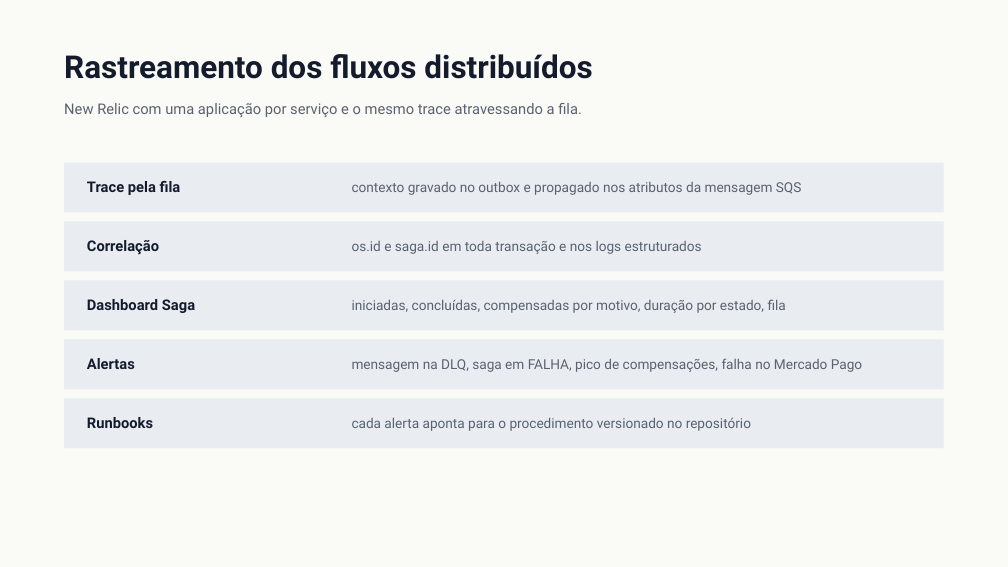
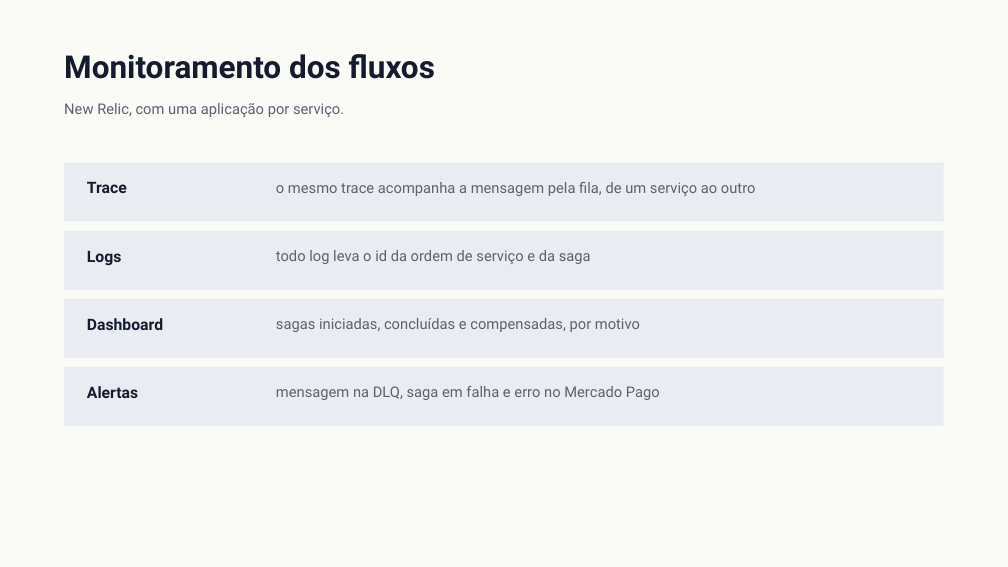
Before and after one commit to Guilherme-Fumagali/tech-challenge-1, a slide deck: slide 15 of docs/tech-challenge-4/apresentacao.pptx. Drawn at 1008x567 pixels with LibreOffice and Linux fonts; fonts in the diff are those of the drawing. Boxes give left, top, right and bottom in pixels: in the first picture for what was removed or moved away, otherwise in the second. Text is boxed around its words. In the diff, an @@ line names an element or a change of style, - is before the commit and + after.

```diff
--- a/docs/tech-challenge-4/apresentacao.pptx
+++ b/docs/tech-challenge-4/apresentacao.pptx
@@ text at [64, 54, 435, 79]: text changed @@
-Rastreamento dos fluxos distribuídos
+Monitoramento dos fluxos
@@ text at [64, 103, 344, 117]: text changed @@
-New Relic com uma aplicação por serviço e o mesmo trace atravessando a fila.
+New Relic, com uma aplicação por serviço.
@@ rectangle: place and size @@
-rectangle at [64, 163, 944, 212]
+rectangle at [64, 163, 944, 222]
@@ text at [87, 181, 127, 193]: text changed; size 14 to 15 pt @@
-Trace pela fila
+Trace
@@ text at [276, 182, 756, 196]: text changed; size 13 to 14 pt @@
-contexto gravado no outbox e propagado nos atributos da mensagem SQS
+o mesmo trace acompanha a mensagem pela fila, de um serviço ao outro
@@ rectangle: place and size @@
-rectangle at [64, 222, 944, 271]
+rectangle at [64, 231, 944, 290]
@@ text at [87, 250, 121, 266]: text changed; size 14 to 15 pt @@
-Correlação
+Logs
@@ text at [276, 250, 591, 264]: text changed; size 13 to 14 pt @@
-os.id e saga.id em toda transação e nos logs estruturados
+todo log leva o id da ordem de serviço e da saga
@@ rectangle: place and size @@
-rectangle at [64, 281, 944, 330]
+rectangle at [64, 299, 944, 358]
@@ text at [87, 318, 163, 330]: text changed; size 14 to 15 pt @@
-Dashboard Saga
+Dashboard
@@ text at [276, 318, 640, 332]: text changed; size 13 to 14 pt @@
-iniciadas, concluídas, compensadas por motivo, duração por estado, fila
+sagas iniciadas, concluídas e compensadas, por motivo
@@ rectangle: place and size @@
-rectangle at [64, 340, 944, 389]
+rectangle at [64, 367, 944, 426]
@@ text "Alertas": place and size @@
-text "Alertas" at [87, 358, 135, 369]
+text "Alertas" at [87, 386, 138, 398]
@@ text "Alertas" at [87, 386, 138, 398]: size 14 to 15 pt @@
@@ text at [276, 386, 660, 400]: text changed; size 13 to 14 pt @@
-mensagem na DLQ, saga em FALHA, pico de compensações, falha no Mercado Pago
+mensagem na DLQ, saga em falha e erro no Mercado Pago
@@ rectangle removed at [64, 399, 944, 448] @@
@@ text removed at [87, 417, 153, 428] @@
-Runbooks
@@ text removed at [352, 418, 751, 431] @@
-cada alerta aponta para o procedimento versionado no repositório
```
Also in this commit, not shown: 8 other slides changed, 8 slides added, 8 slides removed, 1 other file.
